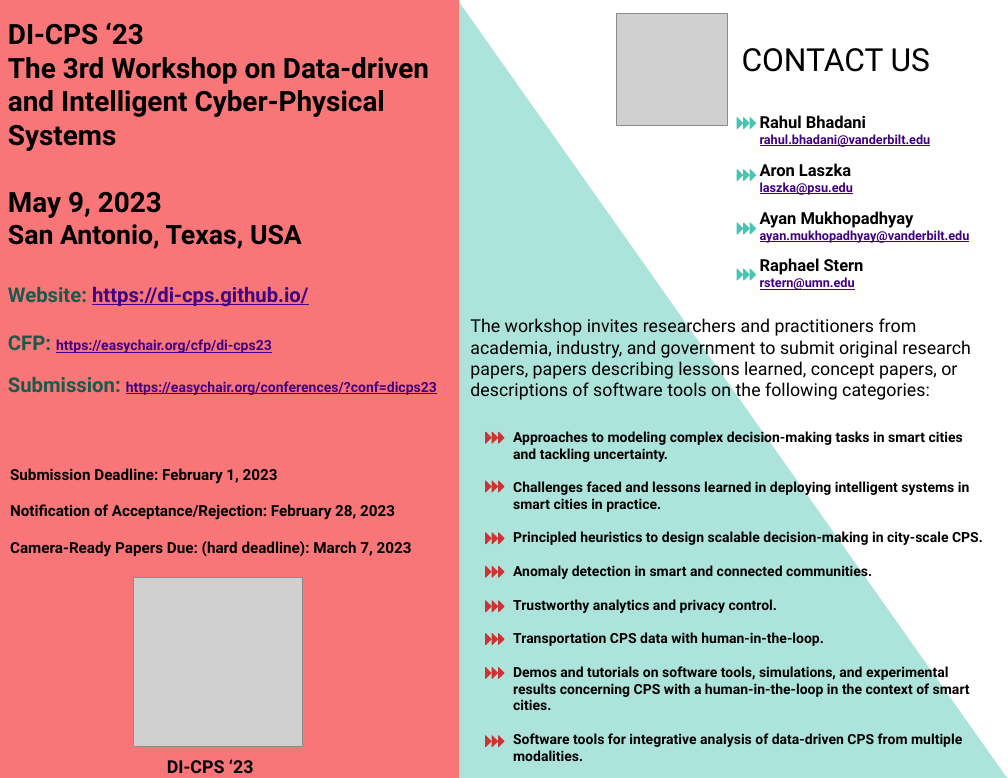
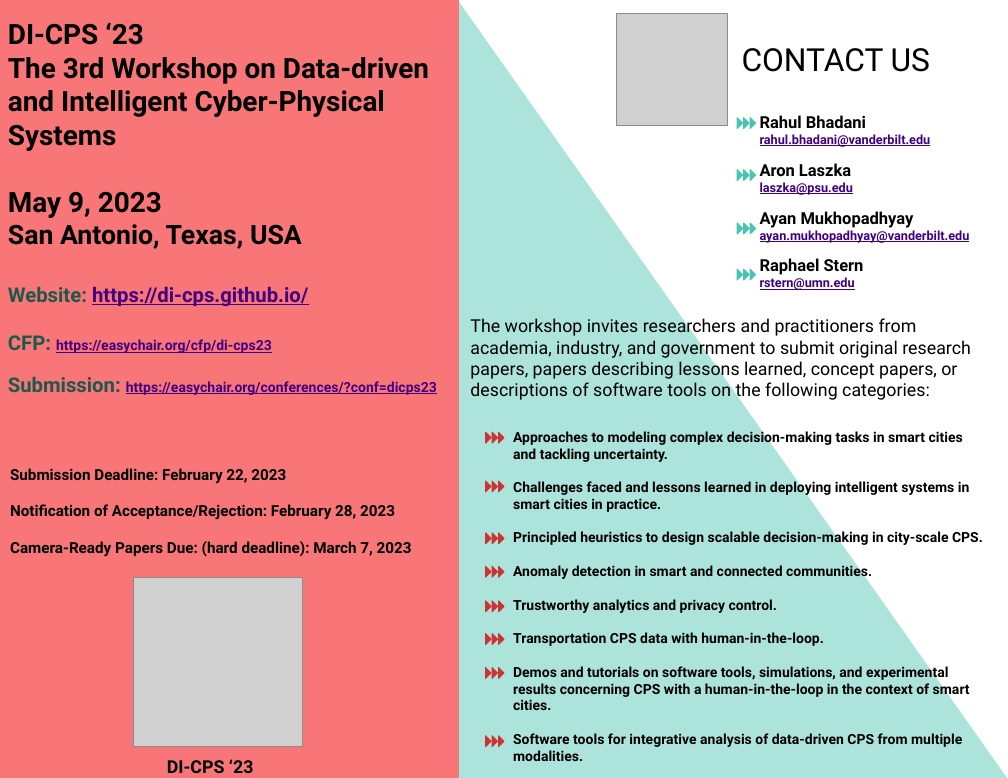
Before and after one commit to DI-CPS/2023, a slide deck: slide 1 of assets/DI-CPS 2023 Advertising Brochure.pptx. Drawn at 1008x778 pixels with LibreOffice and Linux fonts; fonts in the diff are those of the drawing; grey boxes stand for pictures. Boxes give left, top, right and bottom in pixels: in the first picture for what was removed or moved away, otherwise in the second. Text is boxed around its words. In the diff, an @@ line names an element or a change of style, - is before the commit and + after.

Commit message:
Updated submission deadline

```diff
--- a/assets/DI-CPS 2023 Advertising Brochure.pptx
+++ b/assets/DI-CPS 2023 Advertising Brochure.pptx
@@ text at (10, 468, 286, 484): text changed @@
-Submission Deadline: February 1, 2023
+Submission Deadline: February 22, 2023
```
Also in this commit, not shown: 2 other files.
